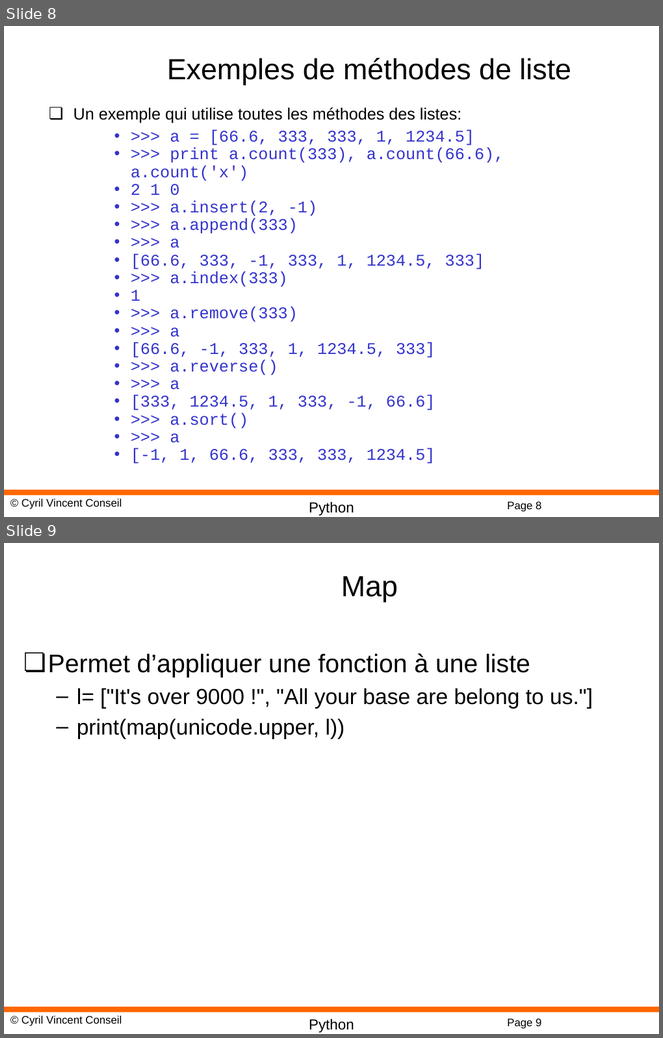
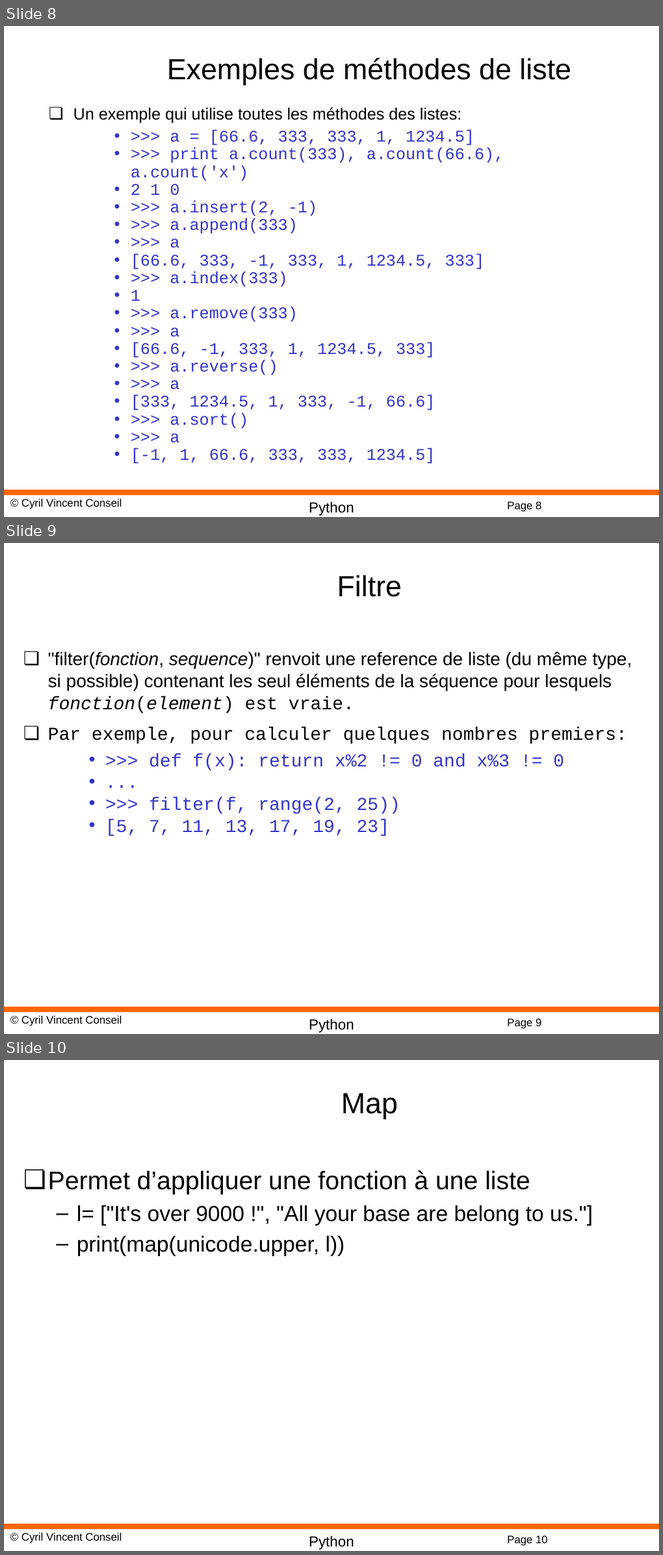
Before and after one commit to cyrilvincent/python, a slide deck: ppt/Python07-ComplexTypes.pptx. Shown one above the other, each under a label of ours: slides 8 and 9 before the commit, slides 8, 9 and 10 after it. The pictures are 663x1038 and 663x1555 pixels, drawn with LibreOffice and Linux fonts; fonts in the diff are those of the drawing; background and template pictures are left out. Boxes give left, top, right and bottom in pixels: in the first picture for what was removed or moved away, otherwise in the second. Text is boxed around its words. In the diff, an @@ line names an element or a change of style, - is before the commit and + after.

```diff
--- a/ppt/Python07-ComplexTypes.pptx
+++ b/ppt/Python07-ComplexTypes.pptx
@@ slide 9 added at (4, 543, 659, 1034), background #FFFFFF; not listed: 4 template elements that a slide beside it also shows @@
@@ title added at (337, 575, 402, 597), 32 pt, text #000000 @@
+Filtre
@@ text added at (48, 652, 633, 836), 20 pt, text #000000 @@
+❏ "filter(fonction, sequence)" renvoit une reference de liste (du même type, si possible) contenant les seul éléments de la séquence pour lesquels fonction(element) est vraie.
+❏ Par exemple, pour calculer quelques nombres premiers:
+    • >>> def f(x): return x%2 != 0 and x%3 != 0
+    • ...
+    • >>> filter(f, range(2, 25))
+    • [5, 7, 11, 13, 17, 19, 23]
@@ what was slide 9 is now slide 10 @@
@@ page number at (507, 1536, 548, 1546): text changed @@
-Page 9
+Page 10
```
Also in this commit, not shown: 51 other files.
